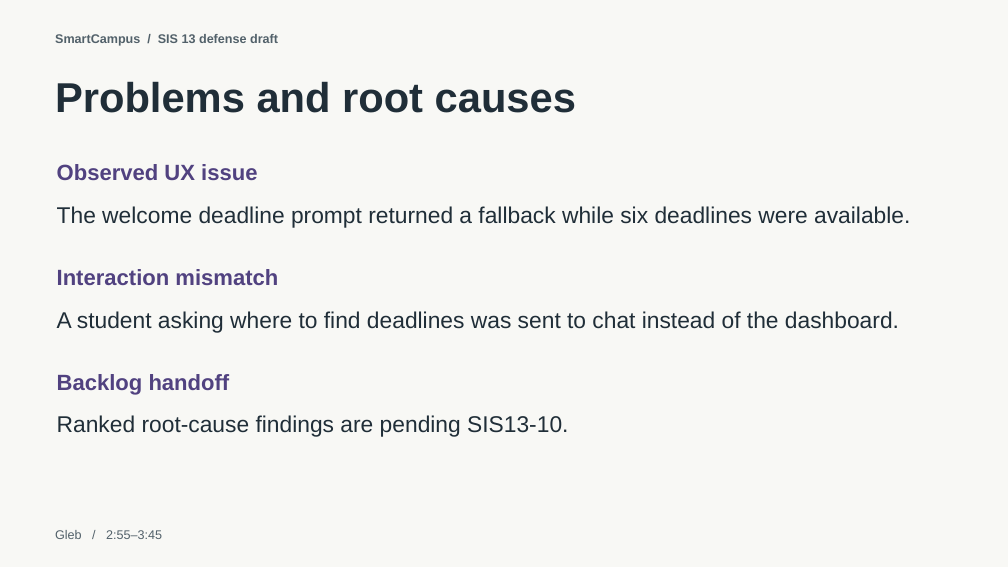
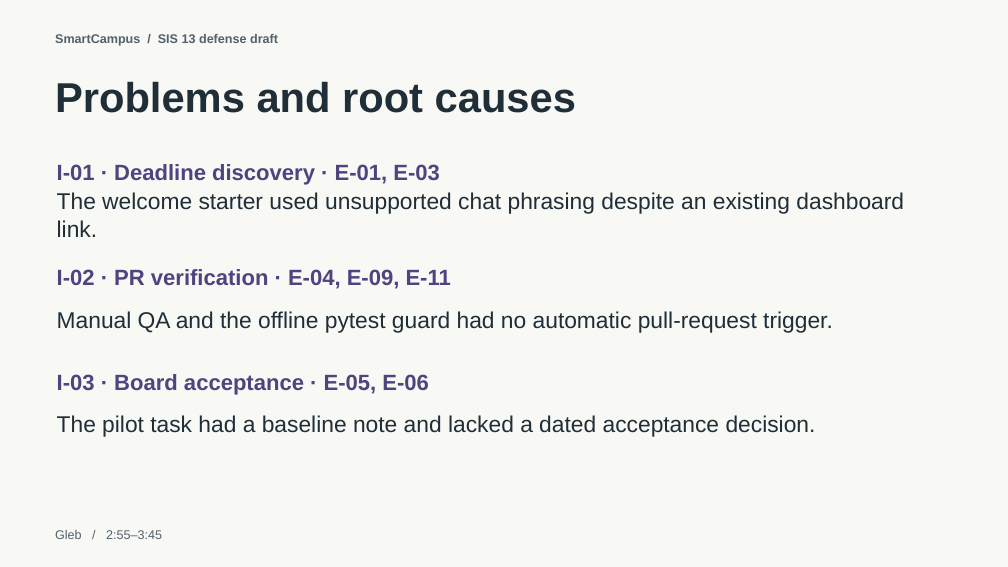
Before and after one commit to yerassyl-clou/SmartCampus, a slide deck: slide 5 of docs/SIS13/presentation/SmartCampus_SIS13.pptx. Drawn at 1008x567 pixels with LibreOffice and Linux fonts; fonts in the diff are those of the drawing. Boxes give left, top, right and bottom in pixels: in the first picture for what was removed or moved away, otherwise in the second. Text is boxed around its words. In the diff, an @@ line names an element or a change of style, - is before the commit and + after.

```diff
--- a/docs/SIS13/presentation/SmartCampus_SIS13.pptx
+++ b/docs/SIS13/presentation/SmartCampus_SIS13.pptx
@@ text at bbox=[57, 164, 440, 185]: text changed @@
-Observed UX issue
+I-01 · Deadline discovery · E-01, E-03
@@ text at bbox=[57, 192, 904, 237]: text changed @@
-The welcome deadline prompt returned a fallback while six deadlines were available.
+The welcome starter used unsupported chat phrasing despite an existing dashboard link.
@@ text at bbox=[57, 269, 451, 289]: text changed @@
-Interaction mismatch
+I-02 · PR verification · E-04, E-09, E-11
@@ text at bbox=[57, 311, 833, 332]: text changed @@
-A student asking where to find deadlines was sent to chat instead of the dashboard.
+Manual QA and the offline pytest guard had no automatic pull-request trigger.
@@ text at bbox=[57, 374, 429, 395]: text changed @@
-Backlog handoff
+I-03 · Board acceptance · E-05, E-06
@@ text at bbox=[57, 415, 816, 437]: text changed @@
-Ranked root-cause findings are pending SIS13-10.
+The pilot task had a baseline note and lacked a dated acceptance decision.
```
Also in this commit, not shown: 4 other slides changed, 2 slides added, 2 slides removed, 2 other files.
